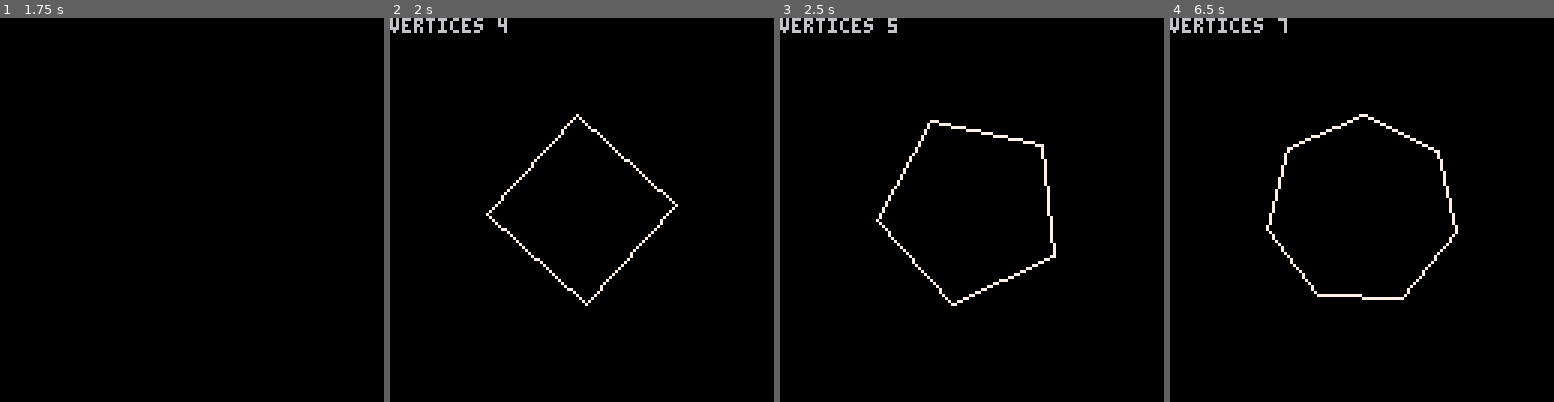
Above: before the commit, frames 1-4 (left to right).
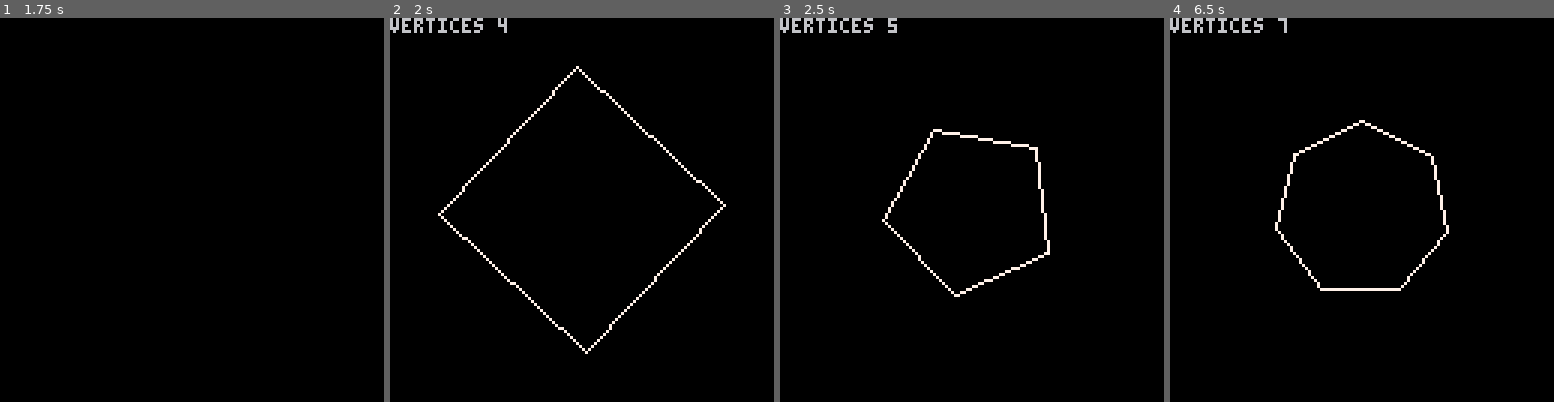
Above: after the commit, the same moments.

Repository: CRBroughton/pico-particles
Game: PICO-8 cartridge pico-particles.p8
Same seed, same stepped clock (60 frames per second), same inputs: the game is played once before the commit and once after it.
Inputs:
- Up to frame 1 (1.75 s): tap X (X key) at 0.33, 1.07 s; tap O (Z key) at 0.7, 1.7 s; hold Right from 1.6 s (still down)
- Up to frame 2 (2 s): keep holding Right; tap X (X key) at 1.85 s
- Up to frame 3 (2.5 s): release Right at 2.1 s; tap O (Z key) at 2.1 s; hold Up 2.15-2.42 s; hold Right from 2.47 s (still down)
- Up to frame 4 (6.5 s): tap O (Z key) every 0.4 s from 2.5 to 6.1 s; tap X (X key) every 1.12 s from 2.97 to 6.32 s; release Right at 3.03 s; hold Left 3.08-3.58 s; hold Down 3.63-3.97 s; hold Right 4.02-4.68 s; hold Up 4.73-5.03 s; hold Left 5.08-5.68 s; hold Down 5.73-6.03 s; hold Right from 6.08 s (still down)

Frame 1 is identical in both runs. In frame 2, 2.0% of the frame differs, in the area x 12-88%, y 12-88%; in frame 3, 2.0%; in frame 4, 2.1%, in the area x 25-75%, y 25-74%.

Commit message:
feat: :sparkles: animate the radius of the polygon

Diff:
--- a/polygon.lua
+++ b/polygon.lua
@@ -1,3 +1,11 @@
+-- linear interpolation
+-- eg. `lerp({10,20}, .5)` returns 15
+function lerp(ab,t) return ab[1] + (ab[2]-ab[1])*t end
+
+-- map a value that ranges from [-1,1] to the given interval
+-- eg. use `map(cos(t()), {-3,6})` to oscillate between -3 and 6
+function map(v,ab) return lerp(ab, v/2+.5) end
+
 polygon = {}
 polygon.new = function()
     local self = {
@@ -11,11 +19,10 @@
         self.points = {}
 
         for a=-1, 1, 1 / self.vertices do
+            random = map(cos(t() / 2), { 16, 48 })
             add(self.points, {
-                x = 64 + 32 * cos(a),
-                y = 64 + 32 * sin(a),
-                x = 64 + 32 * cos(a + t() * self.rotationSpeed),
-			    y = 64 + 32 * sin(a + t() * self.rotationSpeed),
+                x = 64 + random * cos(a + t() * self.rotationSpeed),
+			    y = 64 + random * sin(a + t() * self.rotationSpeed),
             })
         end
     end
